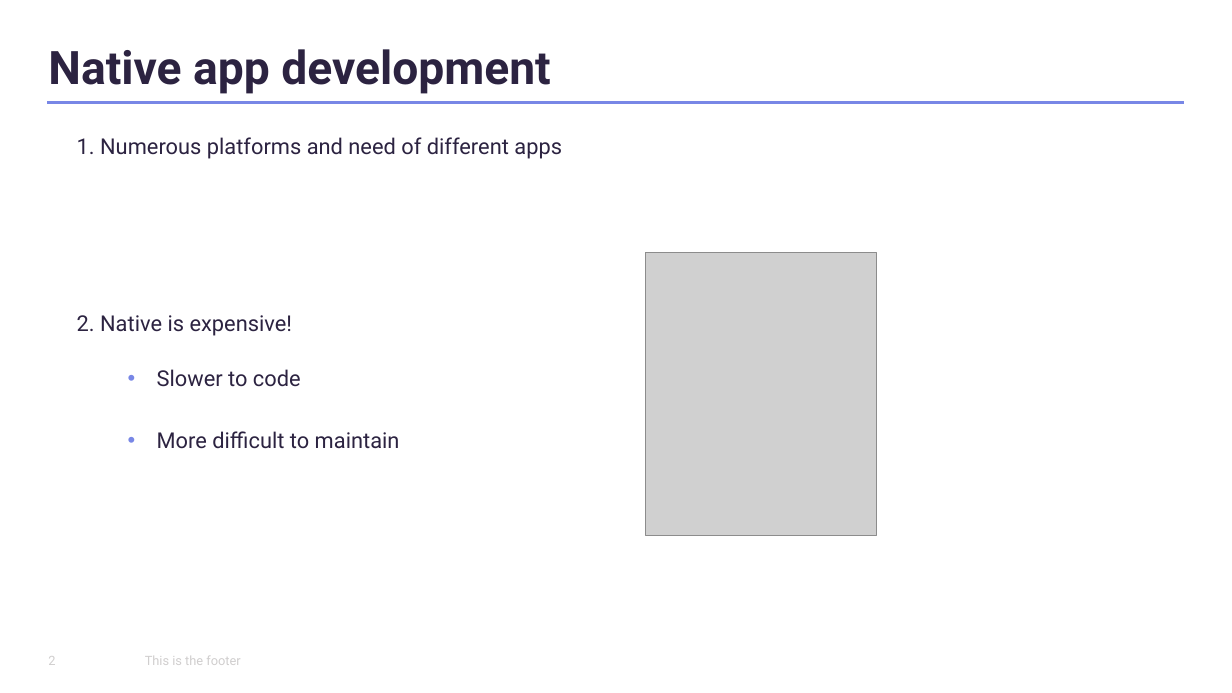
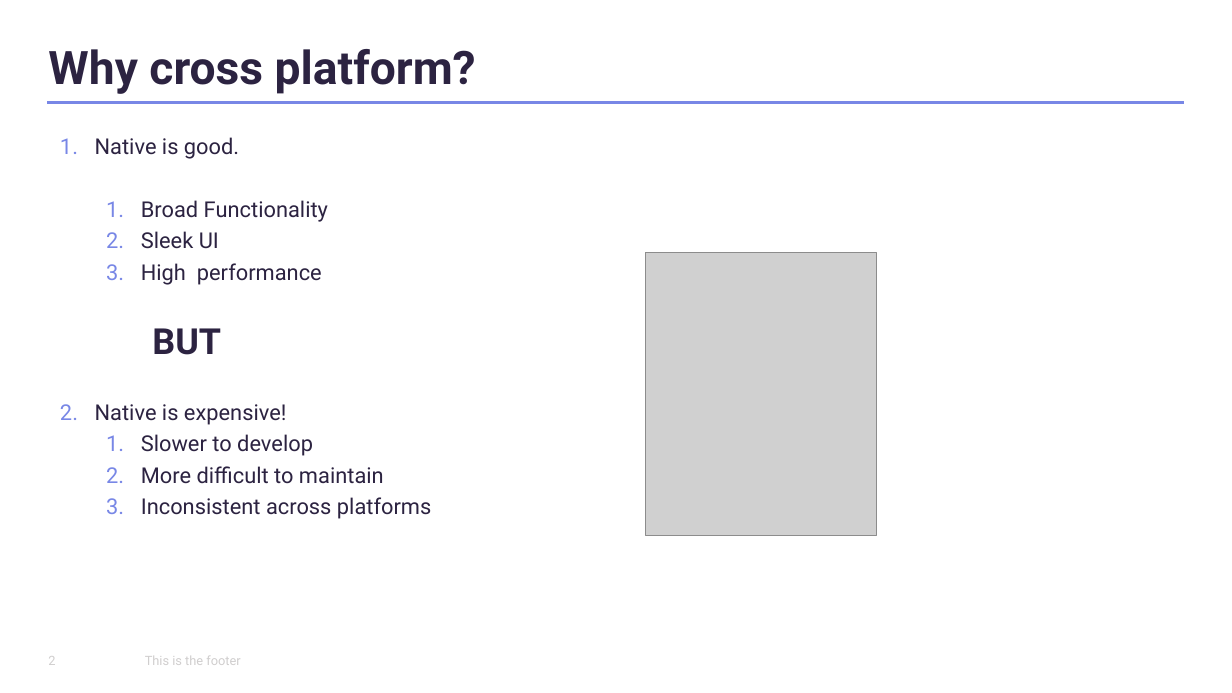
Before and after one commit to Jorixbg/FlutterSec, a slide deck: slide 2 of Presentation/flutter.pptx. Drawn at 1232x693 pixels with LibreOffice and Linux fonts; fonts in the diff are those of the drawing; grey boxes stand for pictures; background and template pictures are left out. Boxes give left, top, right and bottom in pixels: in the first picture for what was removed or moved away, otherwise in the second. Text is boxed around its words. In the diff, an @@ line names an element or a change of style, - is before the commit and + after.

Commit message:
update presentation

```diff
--- a/Presentation/flutter.pptx
+++ b/Presentation/flutter.pptx
@@ title at [48,49,476,94]: text changed @@
-Native app development
+Why cross platform?
@@ text at [95,137,431,519]: text changed @@
-1. Numerous platforms and need of different apps
+1. Native is good.
+  1. Broad Functionality
+  2. Sleek UI
+  3. High performance
+    BUT
+2. Native is expensive!
+  1. Slower to develop
+  2. More difficult to maintain
+  3. Inconsistent across platforms
@@ text removed at [77,315,293,336] @@
-2. Native is expensive!
@@ text removed at [157,369,400,449] @@
-• Slower to code
-• More difficult to maintain
```
Also in this commit, not shown: 1 other file.
